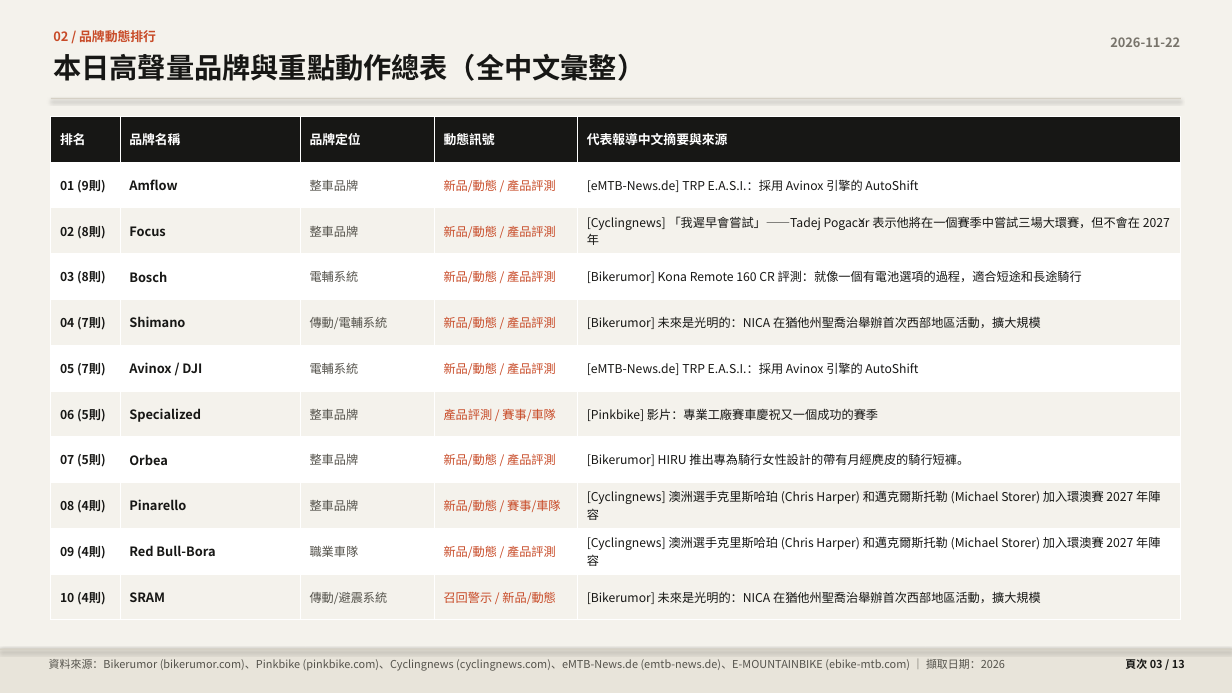
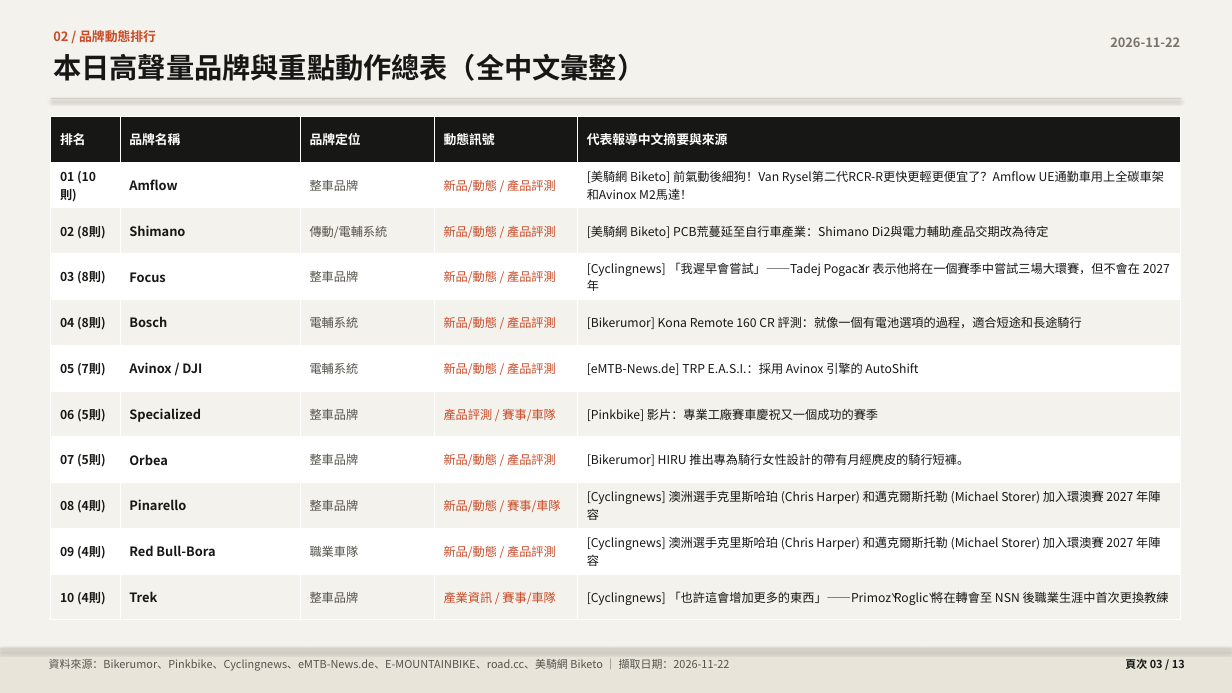
Before and after one commit to pc007ya/BikeResearch-Daily, a slide deck: slide 3 of docs/data/archive/2026-11-22_briefing.pptx. Drawn at 1232x693 pixels with LibreOffice and Linux fonts; fonts in the diff are those of the drawing. Boxes give left, top, right and bottom in pixels: in the first picture for what was removed or moved away, otherwise in the second. Text is boxed around its words. In the diff, an @@ line names an element or a change of style, - is before the commit and + after.

Commit message:
feat: rename to 全球自行車每日中文情報站, simplify subtitle, add road.cc & biketo.com (7 sources unified zh-TW)

```diff
--- a/docs/data/archive/2026-11-22_briefing.pptx
+++ b/docs/data/archive/2026-11-22_briefing.pptx
@@ table at [51,116,1181,620] @@
-row 2, column 1: 01 (9則)
+row 2, column 1: 01 (10則)
-row 2, column 5: [eMTB-News.de] TRP E.A.S.I.：採用 Avinox 引擎的 AutoShift
+row 2, column 5: [美騎網 Biketo] 前氣動後細狗！Van Rysel第二代RCR-R更快更輕更便宜了？Amflow UE通勤車用上全碳車架和Avinox M2馬達！
-row 3: 02 (8則) | Focus | 整車品牌 | 新品/動態 / 產品評測 | [Cyclingnews] 「我遲早會嘗試」——Tadej Pogačar 表示他將在一個賽季中嘗試三場大環賽，但不會在 2027 年
+row 3: 02 (8則) | Shimano | 傳動/電輔系統 | 新品/動態 / 產品評測 | [美騎網 Biketo] PCB荒蔓延至自行車產業：Shimano Di2與電力輔助產品交期改為待定
-row 4: 03 (8則) | Bosch | 電輔系統 | 新品/動態 / 產品評測 | [Bikerumor] Kona Remote 160 CR 評測：就像一個有電池選項的過程，適合短途和長途騎行
+row 4: 03 (8則) | Focus | 整車品牌 | 新品/動態 / 產品評測 | [Cyclingnews] 「我遲早會嘗試」——Tadej Pogačar 表示他將在一個賽季中嘗試三場大環賽，但不會在 2027 年
-row 5: 04 (7則) | Shimano | 傳動/電輔系統 | 新品/動態 / 產品評測 | [Bikerumor] 未來是光明的：NICA 在猶他州聖喬治舉辦首次西部地區活動，擴大規模
+row 5: 04 (8則) | Bosch | 電輔系統 | 新品/動態 / 產品評測 | [Bikerumor] Kona Remote 160 CR 評測：就像一個有電池選項的過程，適合短途和長途騎行
-row 11: 10 (4則) | SRAM | 傳動/避震系統 | 召回警示 / 新品/動態 | [Bikerumor] 未來是光明的：NICA 在猶他州聖喬治舉辦首次西部地區活動，擴大規模
+row 11: 10 (4則) | Trek | 整車品牌 | 產業資訊 / 賽事/車隊 | [Cyclingnews] 「也許這會增加更多的東西」——Primož Roglič 將在轉會至 NSN 後職業生涯中首次更換教練
@@ text at [49,659,730,671]: text changed @@
-資料來源：Bikerumor (bikerumor.com)、Pinkbike (pinkbike.com)、Cyclingnews (cyclingnews.com)、eMTB-News.de (emtb-news.de)、E-MOUNTAINBIKE (ebike-mtb.com) ｜ 擷取日期：2026
+資料來源：Bikerumor、Pinkbike、Cyclingnews、eMTB-News.de、E-MOUNTAINBIKE、road.cc、美騎網 Biketo ｜ 擷取日期：2026-11-22
```
Also in this commit, not shown: 4 other slides changed, 31 other files.
